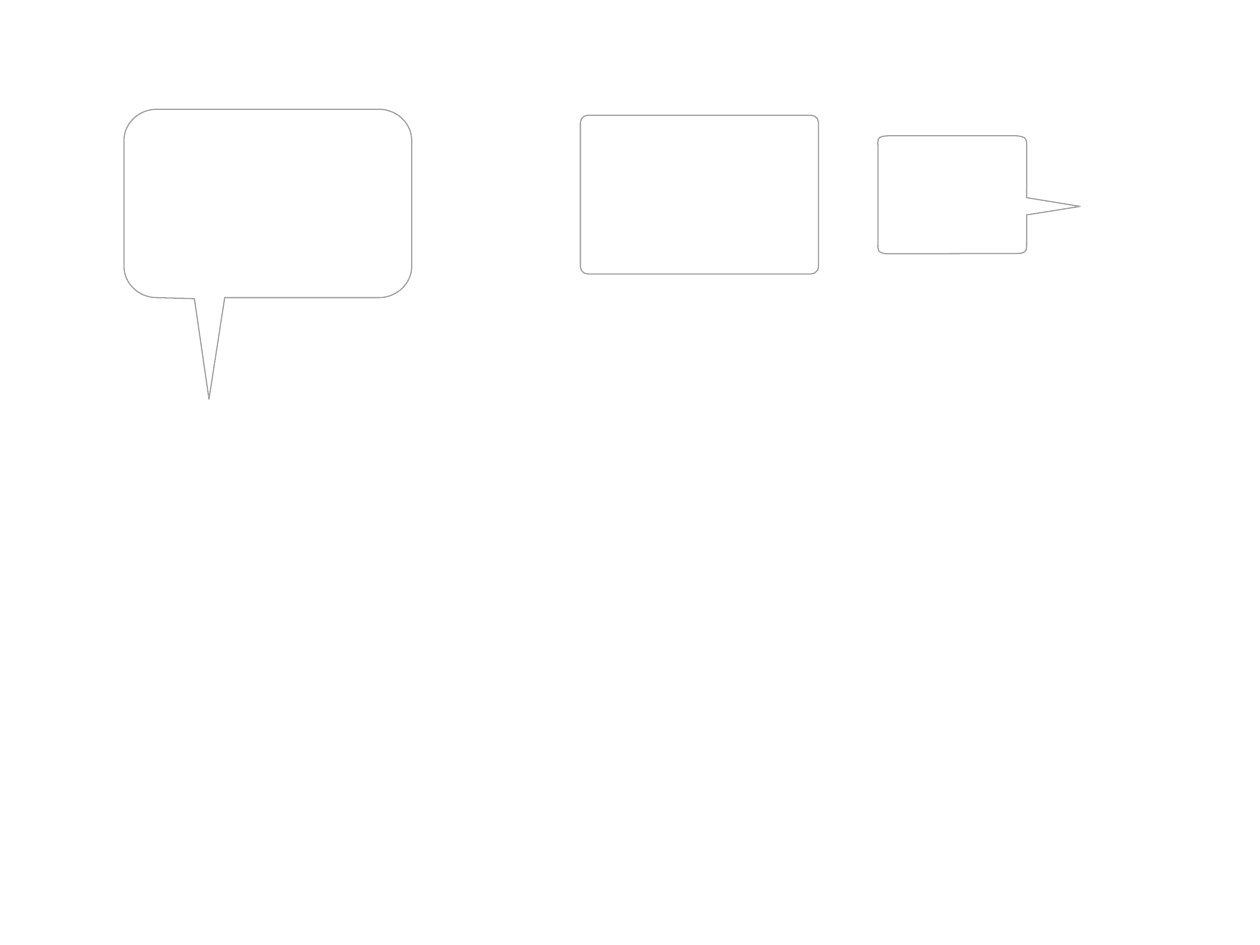
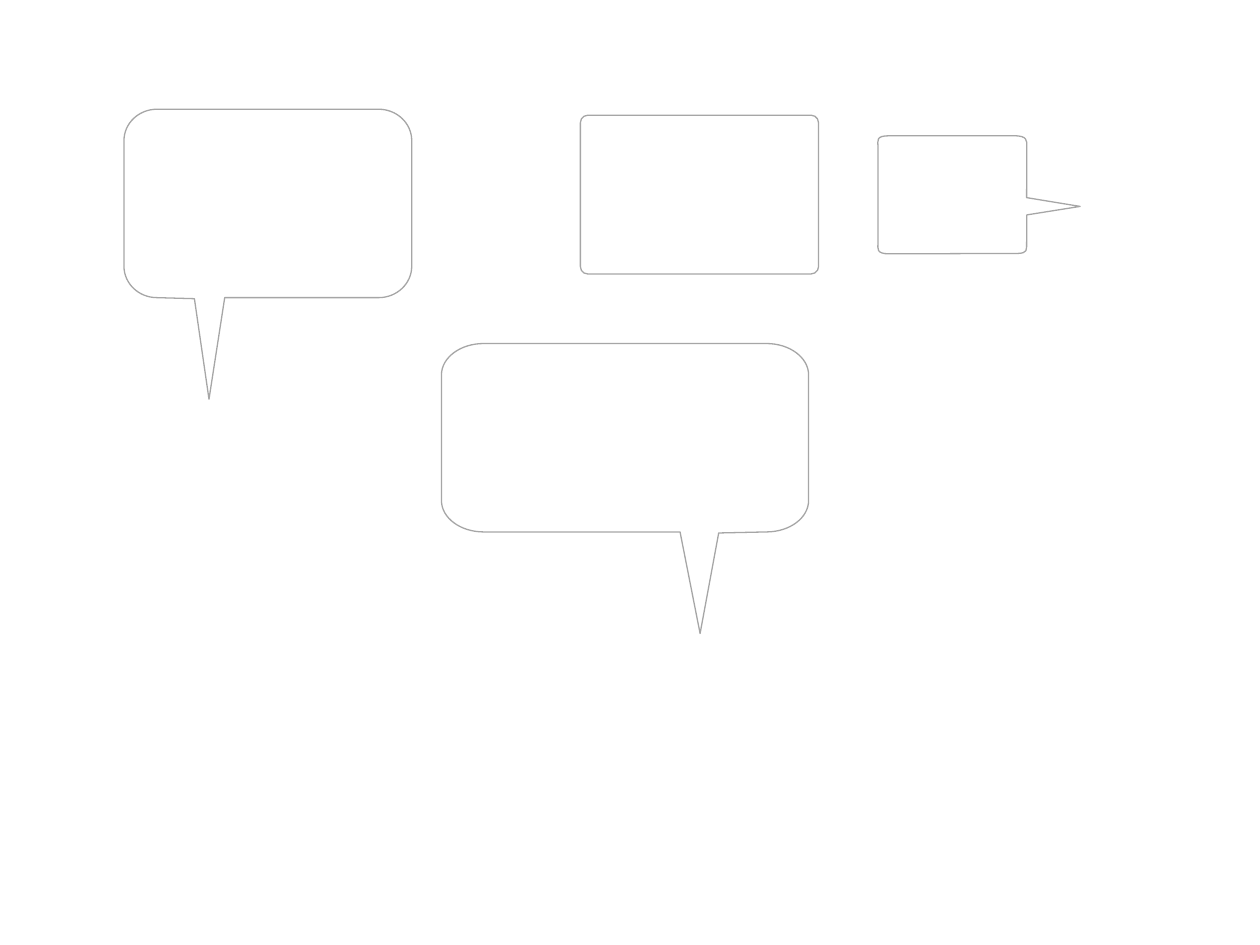
Before and after one commit to RalfNieuwenhuizen/design4health, a slide deck: slide 1 of Spacefarm/assets/www/farming/images/textbox/textboxes powerpoint.pptx. Drawn at 1260x945 pixels with LibreOffice and Linux fonts; fonts in the diff are those of the drawing. Boxes give left, top, right and bottom in pixels: in the first picture for what was removed or moved away, otherwise in the second. Text is boxed around its words. In the diff, an @@ line names an element or a change of style, - is before the commit and + after.

```diff
--- a/Spacefarm/assets/www/farming/images/textbox/textboxes powerpoint.pptx
+++ b/Spacefarm/assets/www/farming/images/textbox/textboxes powerpoint.pptx
@@ freeform shape added at [441, 344, 808, 634], fill #FFFFFF, outline #A6A6A6 0.75 pt @@
```
Also in this commit, not shown: 6 other files.
